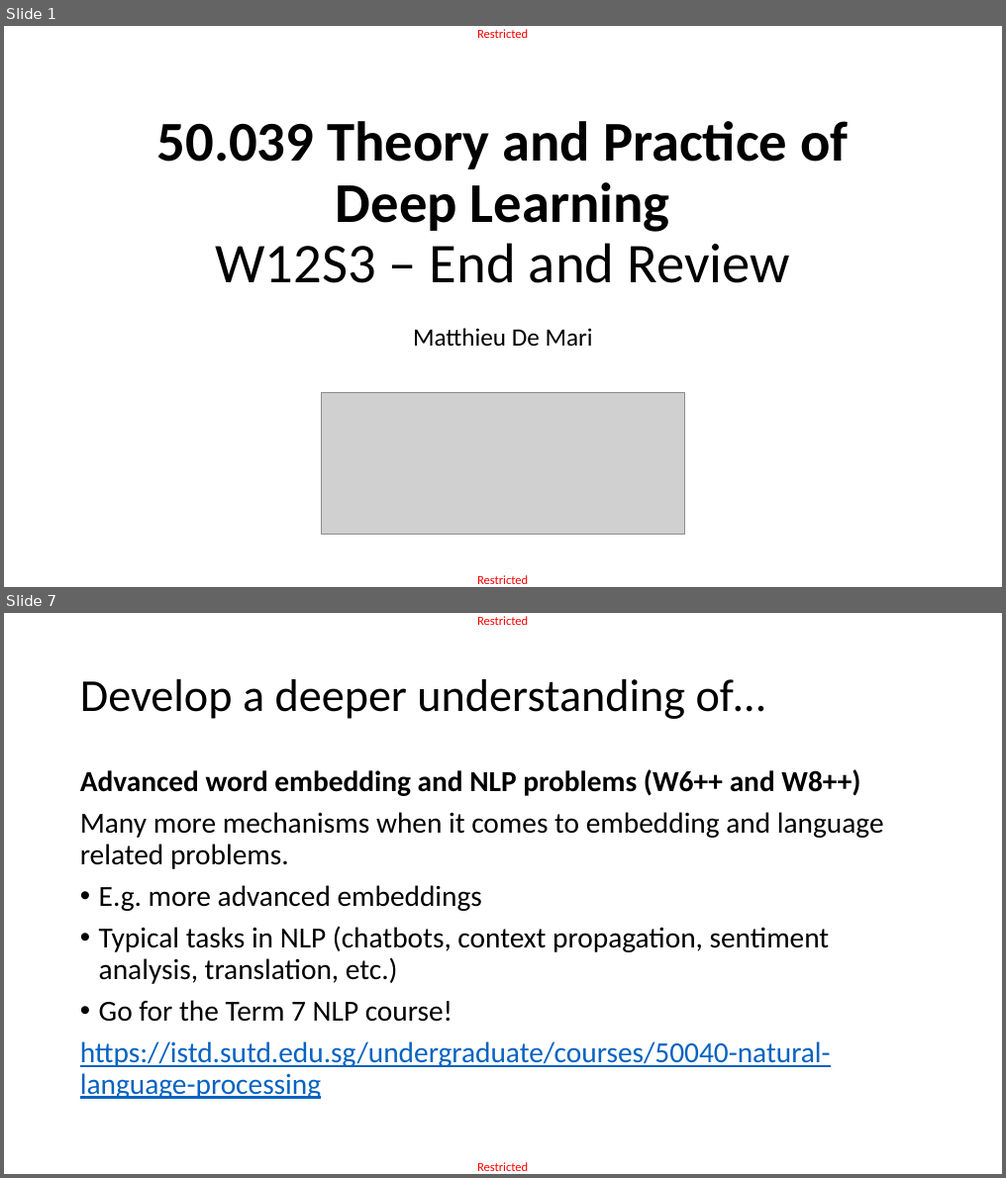
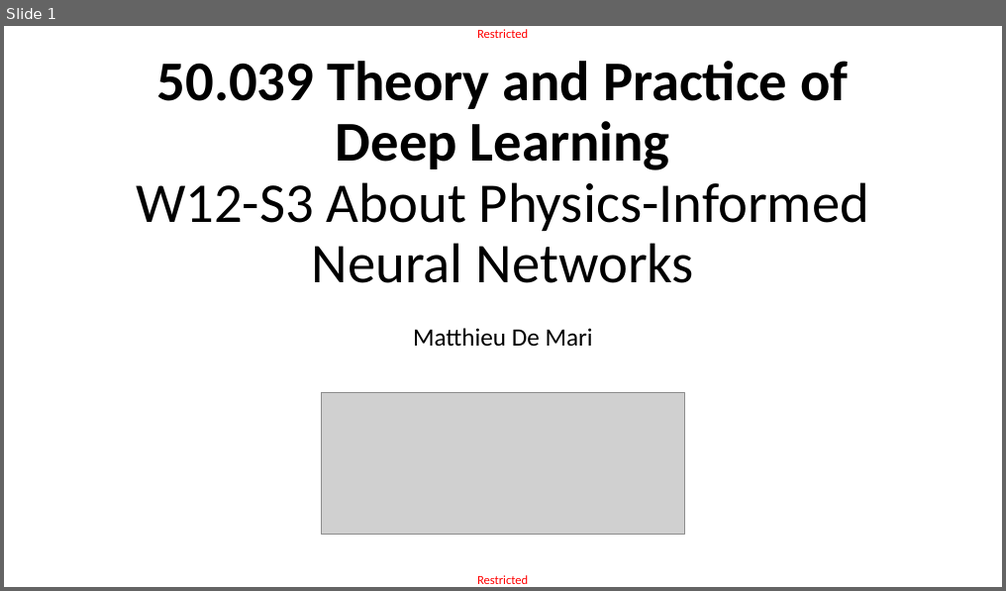
Before and after one commit to matthieudemari/SUTD_DL_50_039, a slide deck: W12/3. W12S3 final/W12S3.pptx. Shown one above the other, each under a label of ours: slides 1 and 7 before the commit, slide 1 after it; the slides between them are not shown. The pictures are 1006x1178 and 1006x591 pixels, drawn with LibreOffice and Linux fonts; fonts in the diff are those of the drawing; grey boxes stand for pictures. Boxes give left, top, right and bottom in pixels: in the first picture for what was removed or moved away, otherwise in the second. Text is boxed around its words. In the diff, an @@ line names an element or a change of style, - is before the commit and + after.

Commit message:
Adding materials for a lecture on Physics-Informed Neural Networks.

```diff
--- a/W12/3. W12S3 final/W12S3.pptx
+++ b/W12/3. W12S3 final/W12S3.pptx
@@ slide 7 removed at (4, 613, 1002, 1174), background #FFFFFF; not listed: 2 template elements that a slide beside it also shows @@
@@ title removed at (80, 679, 765, 719) @@
-Develop a deeper understanding of…
@@ text removed at (80, 769, 884, 1099) @@
-Advanced word embedding and NLP problems (W6++ and W8++)
-Many more mechanisms when it comes to embedding and language related problems.
-• E.g. more advanced embeddings
-• Typical tasks in NLP (chatbots, context propagation, sentiment analysis, translation, etc.)
-• Go for the Term 7 NLP course!
-https://istd.sutd.edu.sg/undergraduate/courses/50040-natural-language-processing
@@ slide 1 changed as well @@
@@ title at (136, 61, 869, 283): text changed; bold off @@
-50.039 Theory and Practice of
-Deep Learning
-W12S3 – End and Review
+50.039 Theory and Practice of
+Deep Learning
+W12-S3 About Physics-Informed
+Neural Networks
```
Also in this commit, not shown: 3 slides added, 38 other slides removed, 5 other files.
